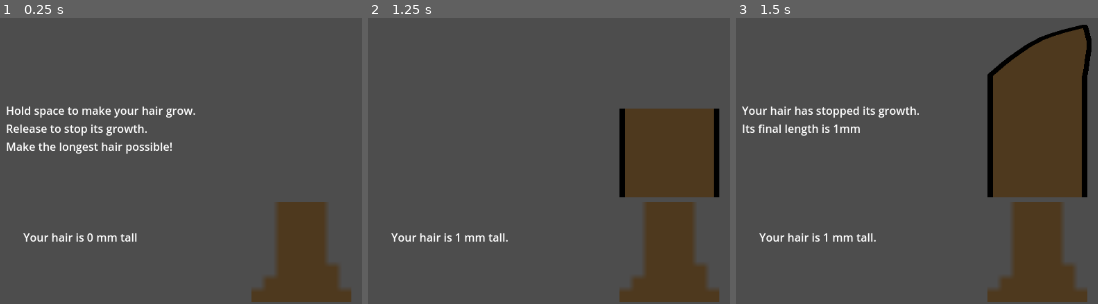
Above: before the commit, frames 1-3 (left to right).
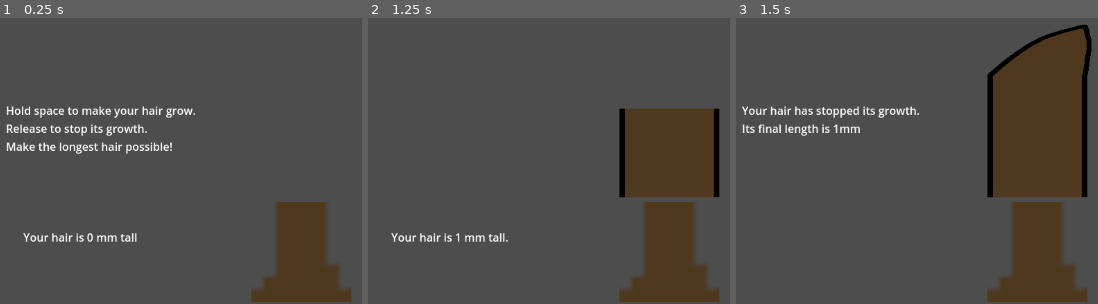
Above: after the commit, the same moments.

Repository: Raphaell-Maiwen/WaitingForYourGrowth
Game: Godot game, scene res://Maing_game.tscn
Same seed, same stepped clock (60 frames per second), same inputs: the game is played once before the commit and once after it.
Inputs:
- Up to frame 1 (0.25 s): no input
- Up to frame 2 (1.25 s): tap Enter at 0.5 s; hold Space (ui_select) from 0.53 s (still down)
- Up to frame 3 (1.5 s): release Space (ui_select) at 1.28 s; tap Space (ui_select) at 1.35 s

Frames 1-2 are identical in both runs. In frame 3, 0.5% of the frame differs, in the area x 6-39%, y 75-79%.

Commit message:
Camera follows hair

Diff:
--- a/InputProcessing.gd
+++ b/InputProcessing.gd
@@ -4,12 +4,20 @@
 @export var instructions_label:Node
 @export var end_message_label:Node
 @export var target_node:Node
+@export var camera:Node
 @export var middle_block_tree:PackedScene
 @export var top_block_hair_brown:PackedScene
+
 
 var score = 0
 var timer = 1
 var height = 430
+var highestScore = 0
+
+var cameraSwitchCount = 0
+var cameraSwitchIntervals = 4
+
+var save_path = "user://variable.save"
 
 # Called every frame. 'delta' is the elapsed time since the previous frame.
 func _process(delta):
@@ -22,6 +30,7 @@
 		if (timer >= 1):
 			timer = 0
 			score += 1
+			cameraSwitchCount += 1
 
 			var newInstance = middle_block_tree.instantiate()
 			target_node.add_child(newInstance)
@@ -29,7 +38,13 @@
 			newInstance.global_position.y = height
 			height -= 127
 
-			##Move camera n shit
+			if(cameraSwitchCount == cameraSwitchIntervals):
+				var posDiff = 127*4
+				camera.position.y -= posDiff
+				score_label.position.y -= posDiff
+				end_message_label.position.y -= posDiff
+				cameraSwitchCount = 0
+				print("go up")
 
 		score_label.text = str("Your hair is ", score, " mm tall.")
 
@@ -41,3 +56,24 @@
 		set_process(false)
 		end_message_label.visible = true
 		end_message_label.text = str("Your hair has stopped its growth. \nIts final length is " , score, "mm")
+		score_label.visible = false
+		saveScore()
+
+		print("Highest score: ", highestScore)
+
+func saveScore():
+	##Dictionary for player's name and file???
+	var file
+
+	if(FileAccess.file_exists(save_path)):
+		file = FileAccess.open(save_path, FileAccess.READ)
+		var formerHighScore = file.get_var(score)
+		if(formerHighScore < score):
+			file = FileAccess.open(save_path, FileAccess.WRITE)
+			file.store_var(score)
+			highestScore = score
+
+	else:
+		file = FileAccess.open(save_path, FileAccess.WRITE)
+		file.store_var(score)
+		highestScore = score
--- a/Maing_game.tscn
+++ b/Maing_game.tscn
@@ -37,11 +37,15 @@
 offset_bottom = 567.0
 text = "Your hair is 0 mm tall"
 
-[node name="InputProcessing" type="Node" parent="." node_paths=PackedStringArray("score_label", "instructions_label", "end_message_label", "target_node")]
+[node name="InputProcessing" type="Node" parent="." node_paths=PackedStringArray("score_label", "instructions_label", "end_message_label", "target_node", "camera")]
 script = ExtResource("1_ip4k8")
 score_label = NodePath("../Score")
 instructions_label = NodePath("../Instructions")
 end_message_label = NodePath("../End_Message")
 target_node = NodePath(".")
+camera = NodePath("../Camera2D")
 middle_block_tree = ExtResource("3_3j7lx")
 top_block_hair_brown = ExtResource("4_sv2ng")
+
+[node name="Camera2D" type="Camera2D" parent="."]
+position = Vector2(576, 325)
